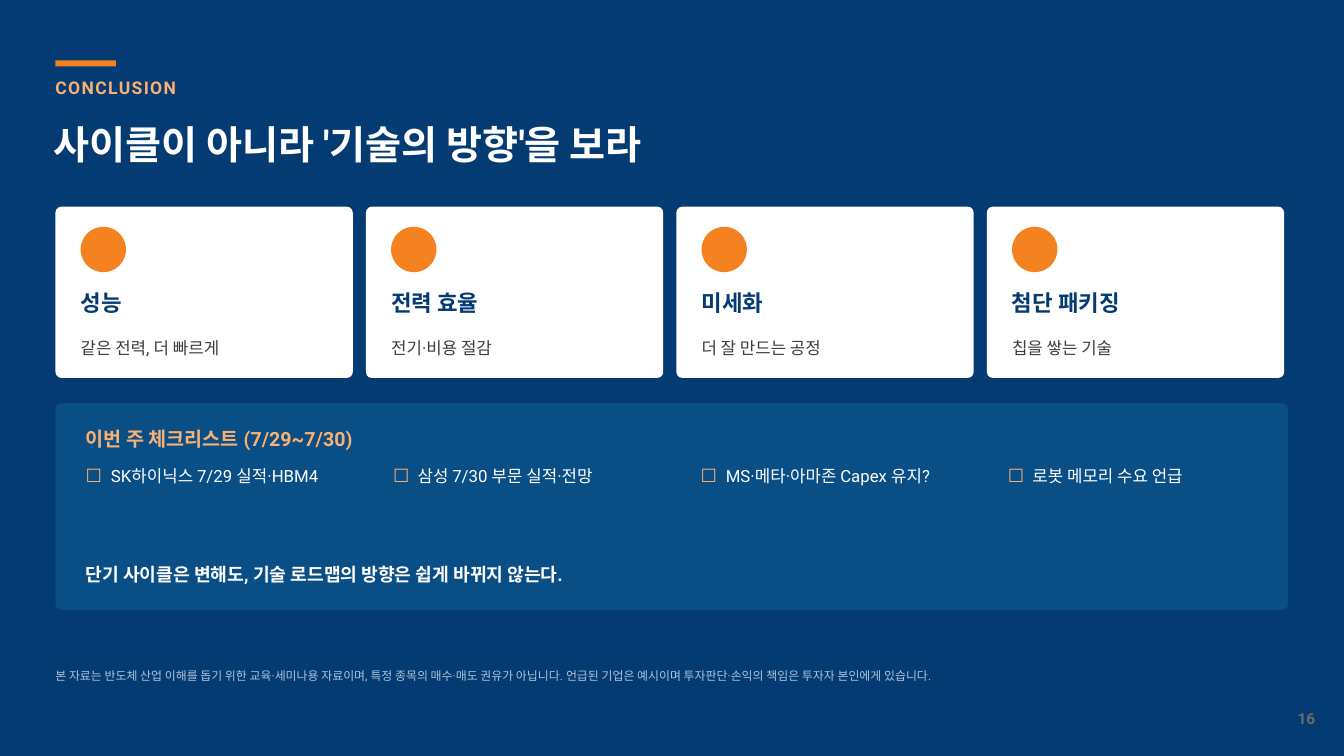
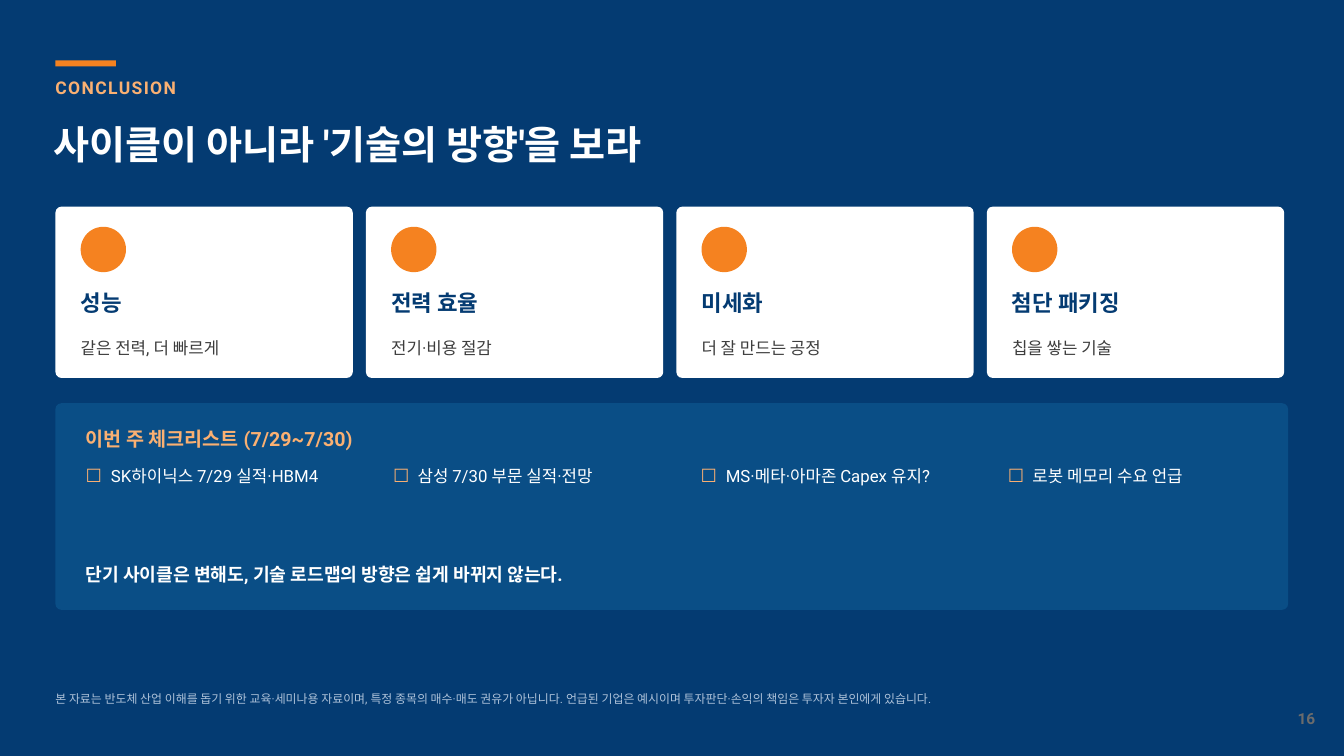
Before and after one commit to hanaroline/work_1, a slide deck: slide 16 of 반도체_투자_세미나_20260728.pptx. Drawn at 1344x756 pixels with LibreOffice and Linux fonts; fonts in the diff are those of the drawing. Boxes give left, top, right and bottom in pixels: in the first picture for what was removed or moved away, otherwise in the second. Text is boxed around its words. In the diff, an @@ line names an element or a change of style, - is before the commit and + after.

```diff
--- a/반도체_투자_세미나_20260728.pptx
+++ b/반도체_투자_세미나_20260728.pptx
@@ text "본 자료는 반도체 산업 이해를 ...": place and size @@
-text "본 자료는 반도체 산업 이해를 ..." at [55, 670, 931, 682]
+text "본 자료는 반도체 산업 이해를 ..." at [55, 693, 931, 705]
```
Also in this commit, not shown: 1 other slide changed.
